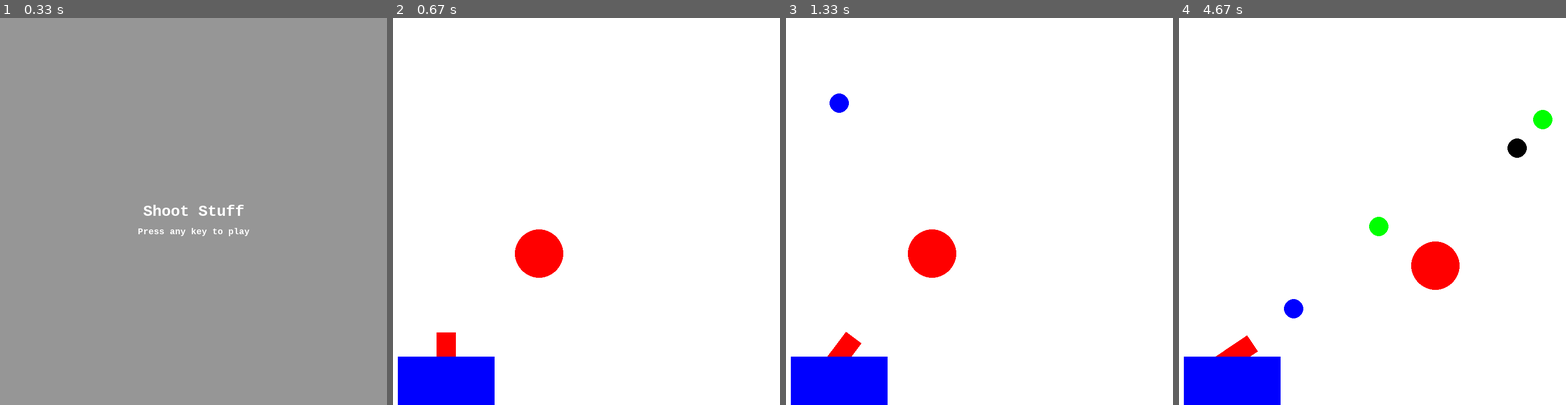
Above: before the commit, frames 1-4 (left to right).
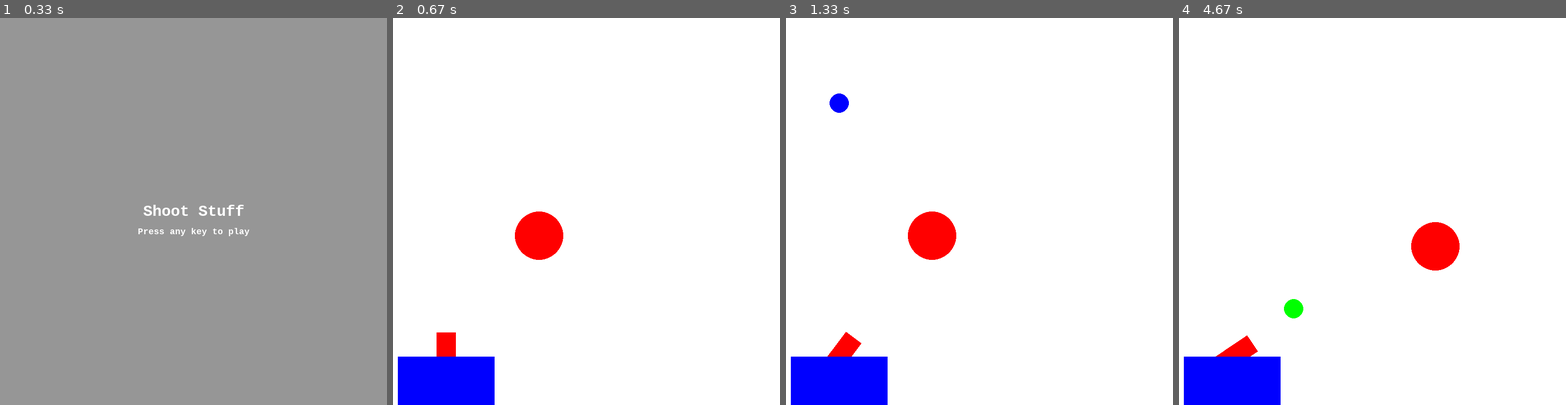
Above: after the commit, the same moments.

Repository: arman-ashrafian/CannonPyGame
Game: pygame game, started from game.py
Same seed, same stepped clock (60 frames per second), same inputs: the game is played once before the commit and once after it.
Inputs:
- Up to frame 1 (0.33 s): no input
- Up to frame 2 (0.67 s): hold Right from 0.33 s (still down)
- Up to frame 3 (1.33 s): release Right at 0.8 s; hold Space 0.83-1.3 s; hold Right 0.83-1.3 s
- Up to frame 4 (4.67 s): hold Right 1.33-1.8 s; hold Left 1.83-2.37 s; hold Left 2.4-2.8 s; hold Right 2.83-3.47 s; hold Left 3.5-3.97 s; tap Space at 3.57, 3.87, 4.07, 4.37, 4.57 s; hold Right 4-4.47 s; hold Right from 4.5 s (still down)

Frame 1 is identical in both runs. In frame 2, 1.1% of the frame differs, in the area x 31-44%, y 50-68%; in frame 3, 1.1%; in frame 4, 2.0%, in the area x 27-97%, y 23-78%.

Commit message:
added target and plotting

Diff:
--- a/shooter.py
+++ b/game.py
@@ -4,6 +4,9 @@
 import random
 
 pg.init()
+
+# holds x, y, angle
+hitArray = [[], [], []]
 
 #Colors
 BLACK = (0, 0, 0)
@@ -32,6 +35,7 @@
 fontObj2 = pg.font.SysFont('monospace', 18, bold=True)
 
 class Ball:
+    global hitArray
 
     speedY = 0
     speedX = 0
@@ -57,11 +61,13 @@
 
         pg.draw.circle(screen, self.color, (self.x, self.y), 20,0)
 
-    def checkHit(self, target):
+    def checkHit(self, target, cannonAngle):
         if((self.x > target.x - target.radius and self.x < target.x + target.radius) and
            (self.y > target.y - target.radius and self.y < target.y + target.radius)):
            target.hit = True
-
+           hitArray[0].append(target.x)
+           hitArray[1].append(target.y)
+           hitArray[2].append(cannonAngle)
 
 class Cannon:
     xTop = 0
@@ -98,7 +104,7 @@
 
     def __init__(self):
         self.x = random.randint(150,650)
-        self.y = random.randint(150,600)
+        self.y = random.randint(150,550)
         self.radius = 50
         self.hit = False
 
@@ -149,6 +155,8 @@
 
     cannon = Cannon()
     target = Target()
+
+    shotDisabled = False
 
     #----Main Loop----#
     while not done:
@@ -164,9 +172,10 @@
                 if event.key == pg.K_LEFT:
                     cannonAngleChange = 1
                 if event.key == pg.K_SPACE:
-                    randomIndex = random.randint(0, 3)
-                    newBall = Ball(cannonAngle, 18, colorList[randomIndex], (cannon.xTop, cannon.yTop))
-                    ballsShot.append(newBall)
+                    if not shotDisabled:
+                        randomIndex = random.randint(0, 3)
+                        newBall = Ball(cannonAngle, 18, colorList[randomIndex], (cannon.xTop, cannon.yTop))
+                        ballsShot.append(newBall)
             if event.type == pg.KEYUP:
                 cannonAngleChange = 0
 
@@ -186,21 +195,30 @@
         for b in ballsShot:
             if(b.x > WIDTH + 30 or b.x < 0 - 30 or b.y < 0 or b.y > HEIGHT):
                 ballsShot.remove(b)
+                if(target.hit):
+                    # create new target if hit=True and ball is off screen
+                    target = Target()
+                    shotDisabled = False
             else:
                 b.updateBall()
 
-            b.checkHit(target)
-
+            b.checkHit(target, cannonAngle)
+
+            # hide target if hit
             if(target.hit):
-                target = Target()
+                target.radius = 0
+                shotDisabled = True
 
         # --- update screen
-        print(len(ballsShot))
         pg.display.flip()
         clock.tick(fps)
 
-
-if __name__ == '__main__':
+def runGame():
+    global hitArray
+
     gameIntro()
     gameLoop()
     pg.quit()
+
+if __name__ == '__main__':
+    runGame()
--- /dev/null
+++ b/main.py
@@ -0,0 +1,15 @@
+from game import runGame, hitArray
+from mpl_toolkits.mplot3d import Axes3D
+import matplotlib.pyplot as plt
+
+runGame()
+
+fig = plt.figure()
+ax = fig.add_subplot(111, projection='3d')
+
+ax.set_xlabel('X Position')
+ax.set_ylabel('Y Position')
+ax.set_zlabel('Angle')
+
+ax.scatter(hitArray[0], hitArray[1], hitArray[2], c='r', marker='o')
+plt.show()
